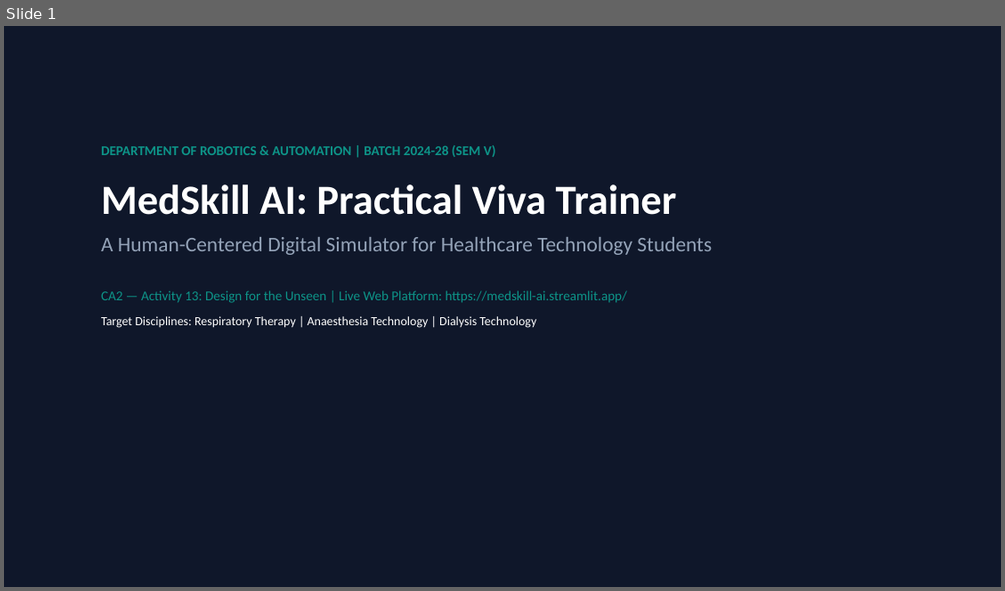
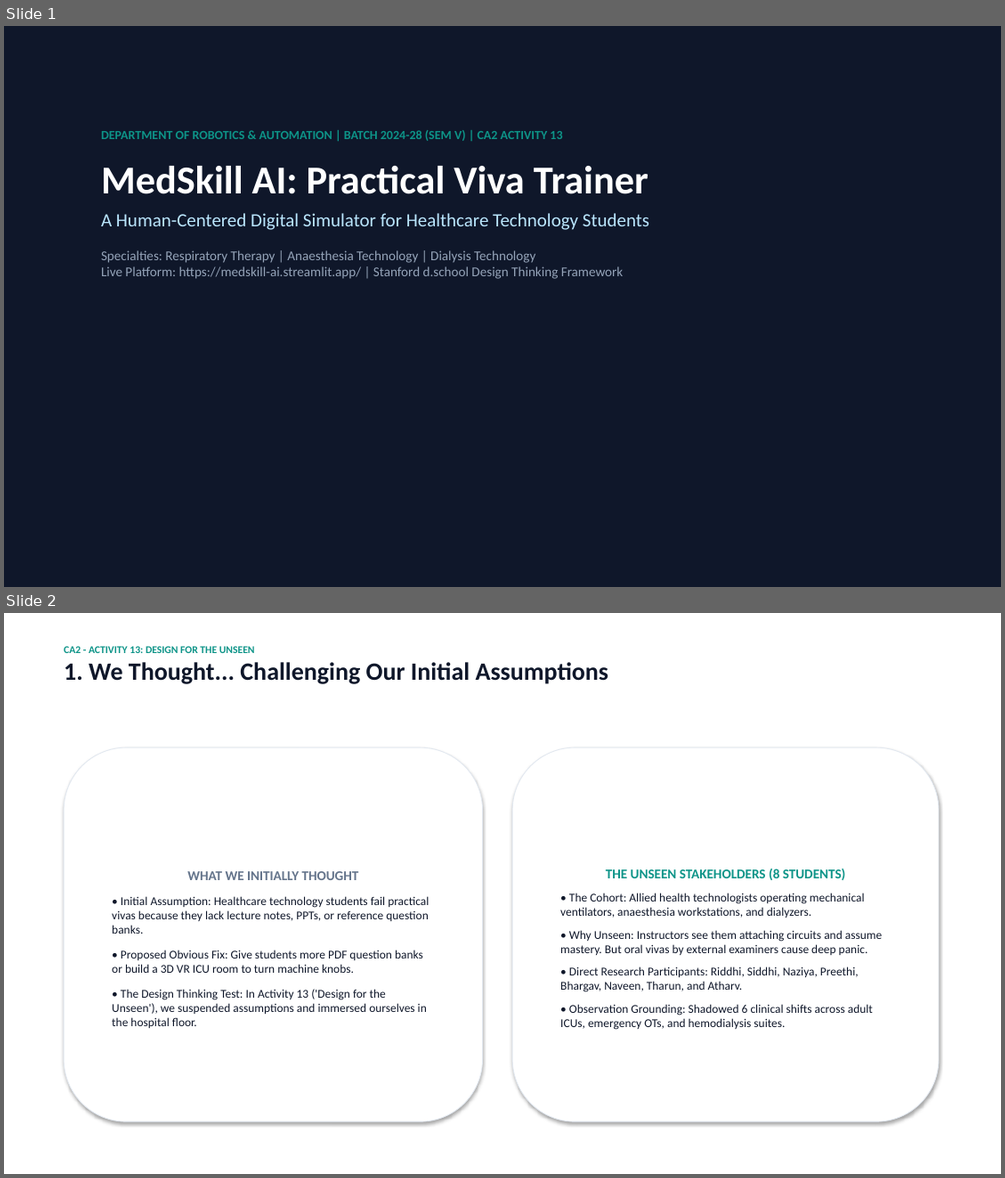
Before and after one commit to Tarun-Teja-74/MEDskill-ai, a slide deck: MedSkill_AI_Final_Presentation.pptx. Shown one above the other, each under a label of ours: slide 1 before the commit, slides 1 and 2 after it. The pictures are 1005x591 and 1005x1178 pixels, drawn with LibreOffice and Linux fonts; fonts in the diff are those of the drawing. Boxes give left, top, right and bottom in pixels: in the first picture for what was removed or moved away, otherwise in the second. Text is boxed around its words. In the diff, an @@ line names an element or a change of style, - is before the commit and + after.

```diff
--- a/MedSkill_AI_Final_Presentation.pptx
+++ b/MedSkill_AI_Final_Presentation.pptx
@@ slide 2 added at <box>4,613,1001,1174</box>, background #FFFFFF @@
@@ text added at <box>64,646,609,684</box>, 24 pt, text #0F172A, bold @@
+CA2 - ACTIVITY 13: DESIGN FOR THE UNSEEN
+1. We Thought... Challenging Our Initial Assumptions
@@ rounded rectangle added at <box>64,747,483,1121</box>, fill #FFFFFF, outline #E2E8F0 0.75 pt, 11.5 pt, text #0F172A @@
+WHAT WE INITIALLY THOUGHT
+• Initial Assumption: Healthcare technology students fail practical vivas because they lack lecture notes, PPTs, or reference question banks.
+• Proposed Obvious Fix: Give students more PDF question banks or build a 3D VR ICU room to turn machine knobs.
+• The Design Thinking Test: In Activity 13 ('Design for the Unseen'), we suspended assumptions and immersed ourselves in the hospital floor.
@@ rounded rectangle added at <box>512,747,938,1121</box>, fill #FFFFFF, outline #E2E8F0 0.75 pt, 11.5 pt, text #0F172A @@
+THE UNSEEN STAKEHOLDERS (8 STUDENTS)
+• The Cohort: Allied health technologists operating mechanical ventilators, anaesthesia workstations, and dialyzers.
+• Why Unseen: Instructors see them attaching circuits and assume mastery. But oral vivas by external examiners cause deep panic.
+• Direct Research Participants: Riddhi, Siddhi, Naziya, Preethi, Bhargav, Naveen, Tharun, and Atharv.
+• Observation Grounding: Shadowed 6 clinical shifts across adult ICUs, emergency OTs, and hemodialysis suites.
@@ slide 1 changed as well @@
@@ text "DEPARTMENT OF ROBOTICS & AUTOMATION ...": place and size @@
-text "DEPARTMENT OF ROBOTICS & AUTOMATION ..." at <box>101,145,712,328</box>
+text "DEPARTMENT OF ROBOTICS & AUTOMATION ..." at <box>101,130,649,279</box>
@@ text at <box>101,130,562,141</box>: text changed; size 13 to 12 pt @@
-DEPARTMENT OF ROBOTICS & AUTOMATION | BATCH 2024-28 (SEM V)
+DEPARTMENT OF ROBOTICS & AUTOMATION | BATCH 2024-28 (SEM V) | CA2 ACTIVITY 13
@@ text at <box>101,166,649,230</box>: size 40 to 38 pt in "MedSkill AI: Practical Viva Trainer"; size 20 to 18 pt, text colour #94A3B8 to #BAE6FD in "A Human-Centered Digital Simulator for Healthcare Technology ..."; less space between paragraphs @@
@@ text at <box>101,250,623,279</box>: text changed; text colour #0D9488 to #94A3B8 @@
-CA2 — Activity 13: Design for the Unseen | Live Web Platform: https://medskill-ai.streamlit.app/
-Target Disciplines: Respiratory Therapy | Anaesthesia Technology | Dialysis Technology
+Specialties: Respiratory Therapy | Anaesthesia Technology | Dialysis Technology
+Live Platform: https://medskill-ai.streamlit.app/ | Stanford d.school Design Thinking Framework
```
Also in this commit, not shown: 5 other slides changed, 1 other slide added, 2 slides removed, 4 other files.
